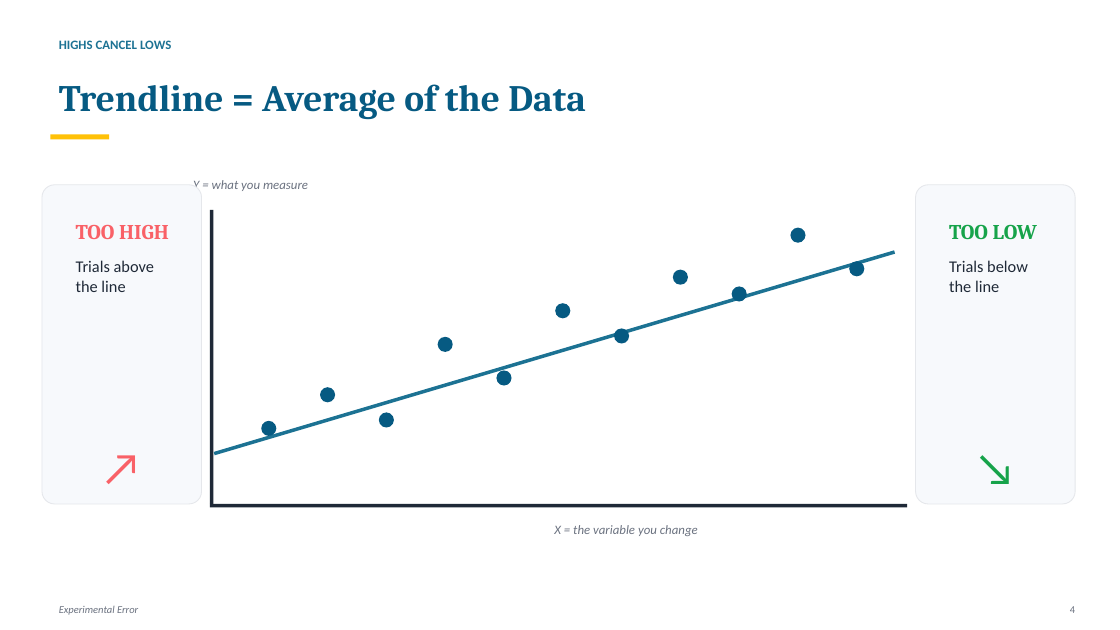
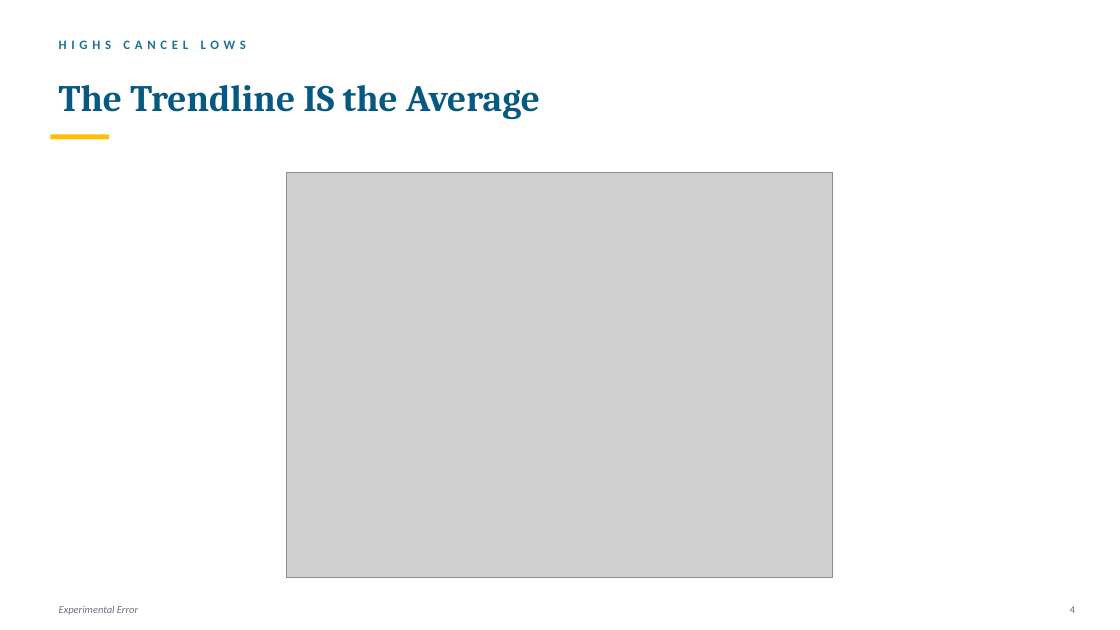
Before and after one commit to classes-list/middle-school, a slide deck: slide 4 of experimental-error.pptx. Drawn at 1120x630 pixels with LibreOffice and Linux fonts; fonts in the diff are those of the drawing; grey boxes stand for pictures. Boxes give left, top, right and bottom in pixels: in the first picture for what was removed or moved away, otherwise in the second. Text is boxed around its words. In the diff, an @@ line names an element or a change of style, - is before the commit and + after.

```diff
--- a/experimental-error.pptx
+++ b/experimental-error.pptx
@@ text "HIGHS CANCEL LOWS" at [59, 40, 246, 49]: letter spacing 0 to 4 pt @@
@@ text at [59, 85, 540, 120]: text changed @@
-Trendline = Average of the Data
+The Trendline IS the Average
@@ picture added at [287, 172, 833, 577] @@
@@ rounded rectangle removed at [42, 185, 202, 504] @@
@@ text removed at [193, 180, 308, 191] @@
-Y = what you measure
@@ rounded rectangle removed at [916, 185, 1075, 504] @@
@@ text removed at [76, 225, 169, 239] @@
-TOO HIGH
@@ rectangle removed at [210, 210, 213, 504] @@
@@ ellipse removed at [791, 228, 806, 243] @@
@@ text removed at [949, 224, 1037, 240] @@
-TOO LOW
@@ text removed at [76, 260, 154, 292] @@
-Trials above the line
@@ line removed from (214, 454) to (895, 252) @@
@@ ellipse removed at [849, 261, 865, 276] @@
@@ text removed at [949, 260, 1028, 292] @@
-Trials below the line
@@ ellipse removed at [673, 270, 688, 285] @@
@@ ellipse removed at [732, 287, 747, 302] @@
@@ ellipse removed at [555, 303, 571, 318] @@
@@ ellipse removed at [614, 329, 629, 344] @@
@@ ellipse removed at [438, 337, 453, 352] @@
@@ ellipse removed at [320, 387, 335, 402] @@
@@ ellipse removed at [497, 371, 512, 386] @@
@@ ellipse removed at [379, 413, 394, 428] @@
@@ text removed at [42, 437, 202, 496] @@
-↗
@@ ellipse removed at [261, 421, 276, 436] @@
@@ text removed at [916, 437, 1075, 496] @@
-↘
@@ rectangle removed at [210, 504, 907, 507] @@
@@ text removed at [554, 525, 698, 536] @@
-X = the variable you change
```
Also in this commit, not shown: 16 other slides changed, 1 slide added, 1 other file.
